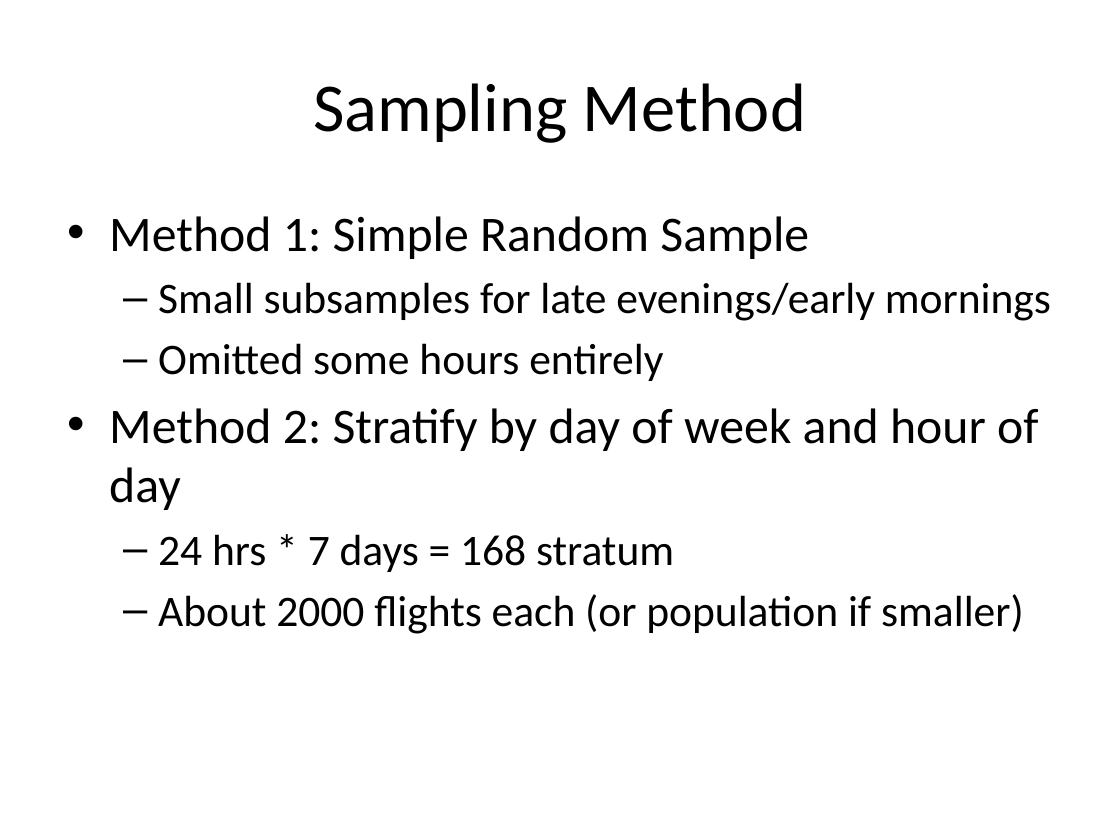
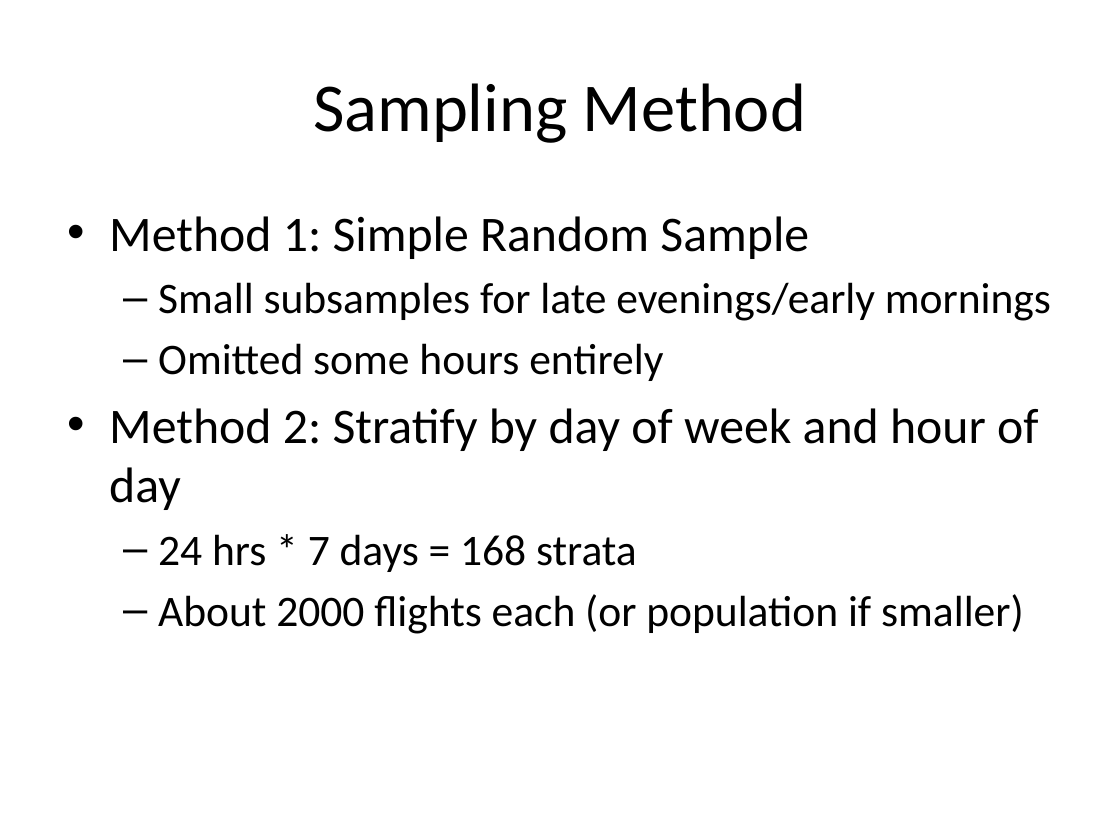
Before and after one commit to andy-olstad/POGSproj2, a slide deck: slide 5 of project_2_presentation.pptx. Drawn at 1120x840 pixels with LibreOffice and Linux fonts; fonts in the diff are those of the drawing. Boxes give left, top, right and bottom in pixels: in the first picture for what was removed or moved away, otherwise in the second. Text is boxed around its words. In the diff, an @@ line names an element or a change of style, - is before the commit and + after.

Commit message:
minor edits to presentation

```diff
--- a/project_2_presentation.pptx
+++ b/project_2_presentation.pptx
@@ text at <box>158,534,637,572</box>: text changed @@
-  – 24 hrs * 7 days = 168 stratum
+  – 24 hrs * 7 days = 168 strata
```
Also in this commit, not shown: 1 other slide changed.
